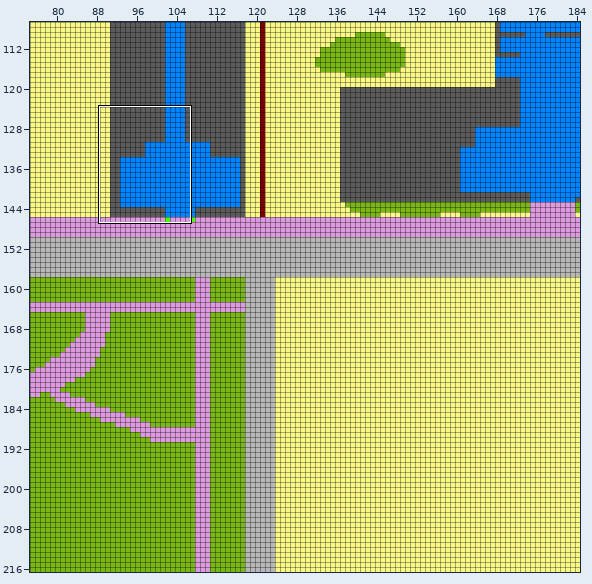
One commit to this Tiled map: MIP/Praktikum 2/MI_SIM_MAVEN/src/main/resources/maps/map_campus_berliner_tor.tmx. Above: a wide view before the commit, with the close-up outlined.
Close-up. Earlier state:
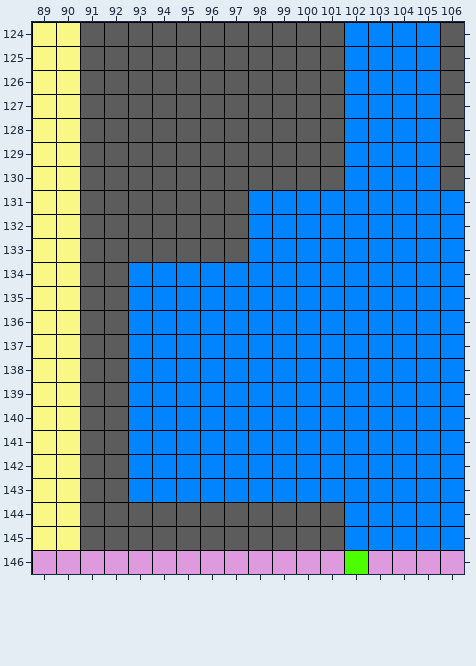
Cells are 16x16 px. Shown: x 89..106, y 124..146. The commit also changed other parts of the map, which this record leaves out.
And afterwards:
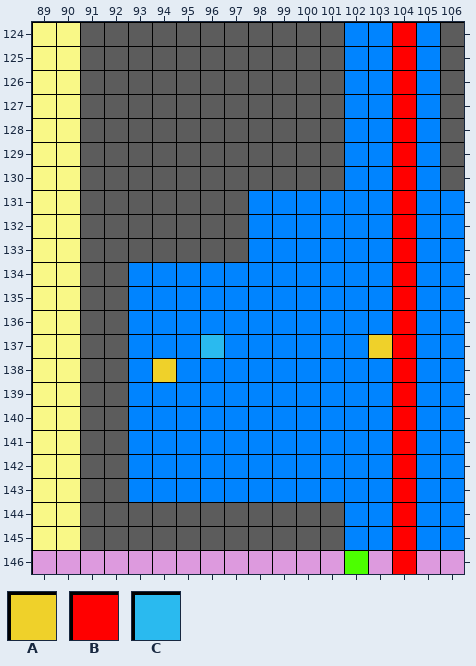
Key: from "lampen_tiles": A 3; from "movement_tiles": B 0; from "wlan_tiles": C 0.
_ is an empty cell, . an unchanged one.
Tiles of an added or newly shown layer are drawn over the layers below it.
Change:
--- layer "leuchtmittelebene" (now shown)
@@ x 94..103 @@
-137 ........._
-138 _.........
+137 .........A
+138 A.........
--- layer "wlanebene" (now shown)
@@ x 96..96 @@
-137 _
+137 C
--- layer "movement1" (added)
@@ x 104..104 @@
-124 _
-125 _
-126 _
-127 _
-128 _
-129 _
-130 _
-131 _
-132 _
-133 _
-134 _
-135 _
-136 _
-137 _
-138 _
-139 _
-140 _
-141 _
-142 _
-143 _
-144 _
-145 _
-146 _
+124 B
+125 B
+126 B
+127 B
+128 B
+129 B
+130 B
+131 B
+132 B
+133 B
+134 B
+135 B
+136 B
+137 B
+138 B
+139 B
+140 B
+141 B
+142 B
+143 B
+144 B
+145 B
+146 B
Where, in picture pixels (left, top, right, bottom), the same in both close-ups:
added: (369, 23, 416, 574)
added: (201, 335, 224, 358)
added: (153, 359, 176, 382)
